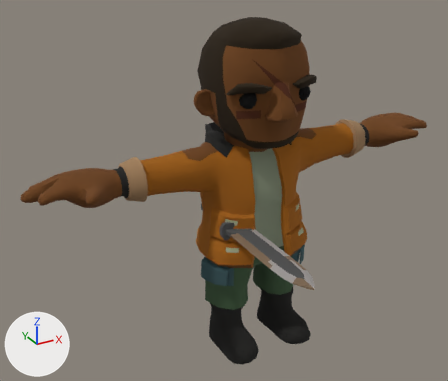
Before and after pictures for a commit that changed the glTF model assets/models/creatures/boss_iron_king.glb.
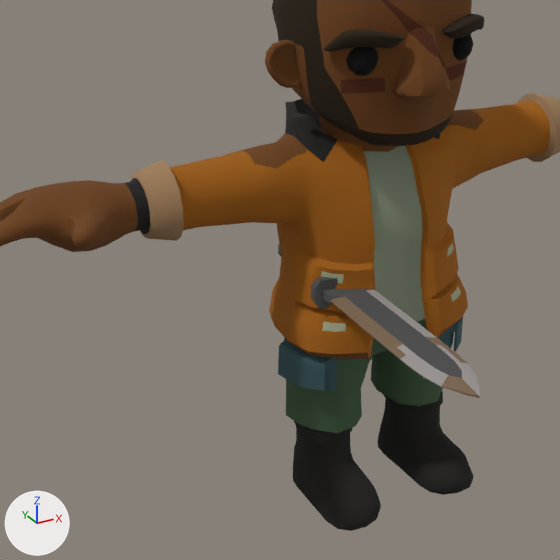
Old and new are each drawn whole from a 50 mm camera at (-1.402, -2.138, 2.966) aimed at (-0.189, 0.068, 1.863) and again close up on the part from 10% to 80% of the width and 18% to 100% of the height. Arrows for +X, +Y and +Z are at lower left; the lights stay in place. The older version's two pictures come first. Where no turn or scale is listed for an object, it has been applied to the vertices.

The older version as bpy lines, for what is in view:
```python
me_knife = bpy.data.meshes.new('Knife')
me_knife.from_pydata(...)  # 445 vertices, 860 faces; spans x -0.079..0.078, y -0.715..0.144, z -0.041..0.041
me_knife.materials.append(mat_atlas)  # picture img_zombie_atlas_png
me_matt = bpy.data.meshes.new('Matt')
me_matt.from_pydata(...)  # 3169 vertices, 6210 faces; spans x -1.04..1.04, y -0.14..0.43, z -0.01..1.55
me_matt.materials.append(mat_atlas)  # picture img_zombie_atlas_png
ob_knife = bpy.data.objects.new('Knife', me_knife)
ob_knife.location = (-0.147, 0.161, 1.686)
ob_matt = bpy.data.objects.new('Matt', me_matt)
ob_matt.location = (0.0, 0.0, 1.033)
```
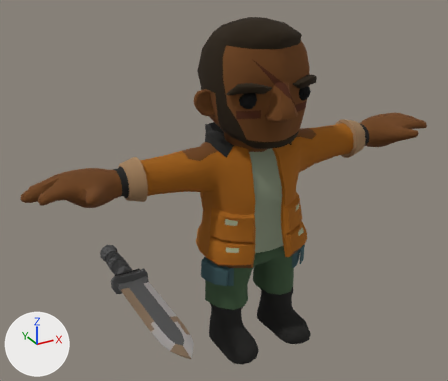
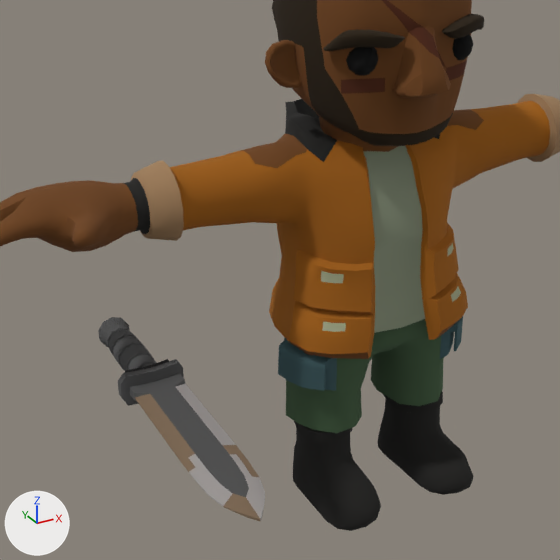
The newer file is also rescaled (x1.734), turned or shifted as a whole; pictures and numbers use the older file's frame.

Pixel boxes (x1, y1, x2, y2) of what changed, in the close-ups (560 x 560 px):
'Knife', moved
    before: (278, 243, 480, 398)
    after: (98, 317, 265, 522)

The change, as a diff of the scene's bpy script:
```diff
--- a/assets/models/creatures/boss_iron_king.glb.py
+++ b/assets/models/creatures/boss_iron_king.glb.py
@@ ob_knife @@
 ob_knife = bpy.data.objects.new('Knife', me_knife)
-ob_knife.location = (-0.147, 0.161, 1.686)
+ob_knife.location = (-0.662, 0.166, 1.56)
```
